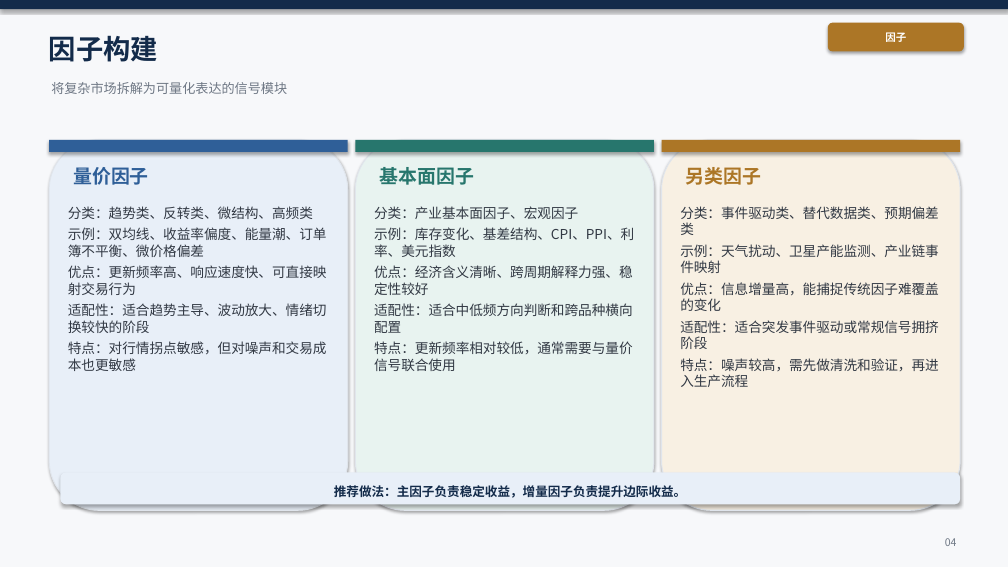
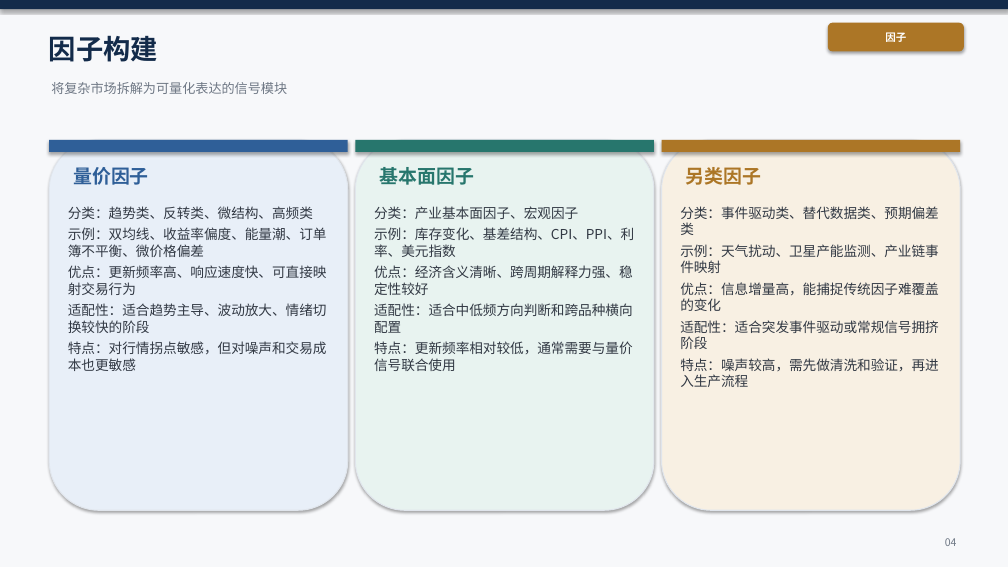
Before and after one commit to KevinSherry2016/CTA, a slide deck: slide 4 of CTA投研框架_10页_精修_v8_tmp.pptx. Drawn at 1008x567 pixels with LibreOffice and Linux fonts; fonts in the diff are those of the drawing. Boxes give left, top, right and bottom in pixels: in the first picture for what was removed or moved away, otherwise in the second. Text is boxed around its words. In the diff, an @@ line names an element or a change of style, - is before the commit and + after.

```diff
--- a/CTA投研框架_10页_精修_v8_tmp.pptx
+++ b/CTA投研框架_10页_精修_v8_tmp.pptx
@@ rounded rectangle removed at [60, 473, 960, 504] @@
@@ text removed at [334, 485, 686, 498] @@
-推荐做法：主因子负责稳定收益，增量因子负责提升边际收益。
```
Also in this commit, not shown: 8 other slides changed, 1 other file.
